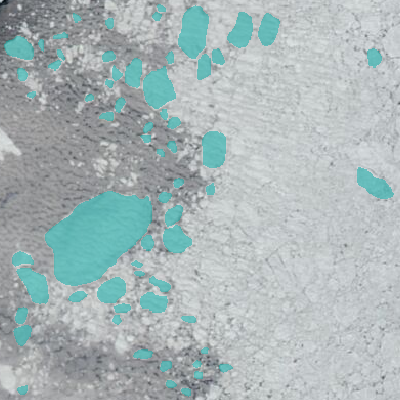
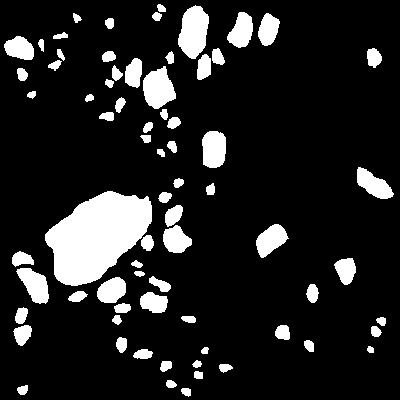
Layered file, before and after one edit (400×400). Changes by layer:
showed "ice floes" (1st of 2), painted on it over bbox(0, 0, 400, 400)
painted on "ice floes" (2nd of 2) over bbox(116, 224, 386, 353)
